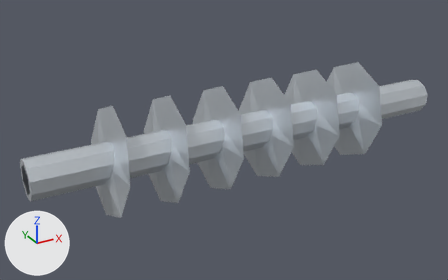
The glTF model public/assets/parts/PART-FAB-PUG-AUGER-JACKETED/model.gltf: old version first, new version second.
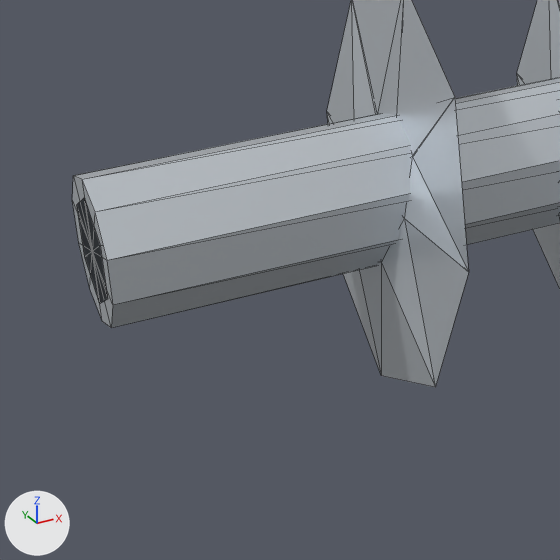
Each version appears first whole from a camera (50 mm lens) standing at (-257.2, -419.2, 206.8) and looking at (-22.0, 8.5, -7.1), and next in a close-up on the part from 0% to 35% of the width and 39% to 95% of the height. Every picture has the same lights, and +X, +Y and +Z are marked at lower left. The first two pictures are the older version. The close-ups show mesh edges as thin lines. Vertices at exactly the same position are counted once.

Objects in the first close-up: 'model'.
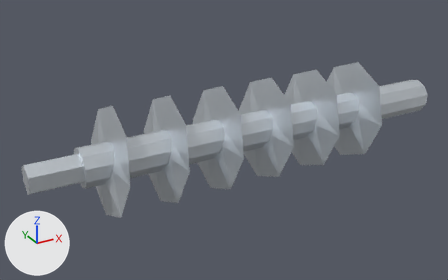
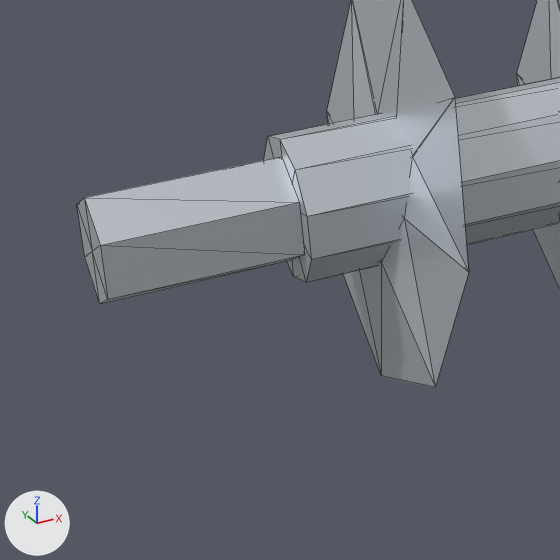
Location of each change, (x1, y1, x2, y2) in pixels of the close-ups (560 x 560 px; the box of a moved part takes in the faces that stretch with it):
'model', reshaped: before (72, 0, 560, 387); after (77, 0, 560, 387)
part 1 of me_model_geometry, moved or reshaped: before (72, 77, 560, 328); after (264, 77, 560, 282)
part 2 of me_model_geometry, moved or reshaped (not visible before): after (77, 198, 108, 303)

The change, as a diff of the scene's bpy script:
```diff
--- a/public/assets/parts/PART-FAB-PUG-AUGER-JACKETED/model.gltf.py
+++ b/public/assets/parts/PART-FAB-PUG-AUGER-JACKETED/model.gltf.py
@@ me_model_geometry @@
 me_model_geometry.from_pydata(...)  # 143 vertices, 256 faces; spans x -190.0..190.0, y -45.0..45.0, z -45.0..45.0
 # used by ob_model
 # before: 0 (-190.0, 0.0, 16.0) at pixel (81, 179), 2 (-190.0, -9.0, 13.0) at pixel (94, 211), 4 (-190.0, -15.0, 5.0) at pixel (106, 260), 6 (-190.0, -15.0, -5.0) at pixel (112, 304), 8 (-190.0, -9.0, -13.0) at pixel (111, 327)
 # before: 10 (-190.0, 0.0, -16.0) at pixel (102, 321), 12 (-190.0, 9.0, -13.0) at pixel (89, 288), 14 (-190.0, 15.0, -5.0) at pixel (78, 242), 16 (-190.0, 15.0, 5.0) at pixel (72, 200), 18 (-190.0, 9.0, 13.0) at pixel (73, 175)
 # before: 20 (-190.0, 0.0, 0.0) at pixel (92, 251)
-me_model_geometry.vertices[34].co = (-150.0, 0.0, 0.0)
+# me_model_geometry part 1
+for i in [0, 2, 4, 6, 8, 10, 12, 14, 16, 18, 20]: me_model_geometry.vertices[i].co += Vector((40.0, 0.0, 0.0))
+# me_model_geometry part 2
+me_model_geometry.vertices[34].co = (-190.0, 0.0, 0.0)  # pixel (92, 251)
 me_model_geometry.materials.append(mat_pbr_standard)
```
